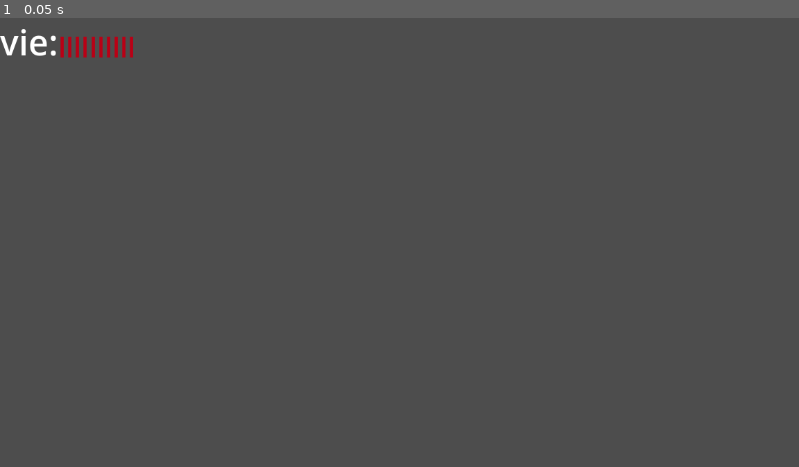
Above: before the commit, frame 1.
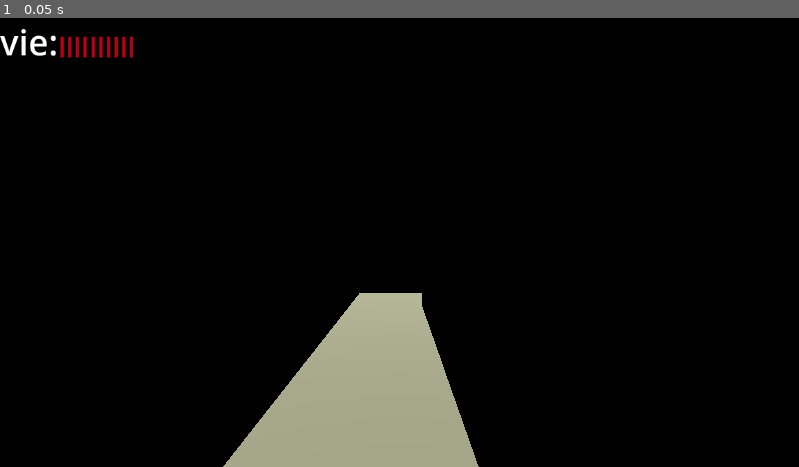
Above: after the commit, the same moment.

Repository: StudioXPEtudiant/24-25QC.Me.S4.KhornHeretics
Game: Godot game, scene res://Scene/Niv. 1.tscn
Same seed, same stepped clock (60 frames per second), same inputs: the game is played once before the commit and once after it.
Inputs:
- Up to frame 1 (0.05 s): no input

The runs differ from the first frame. In frame 1, 100% of the frame differs, in the area x 0-100%, y 0-100%.

Commit message:
allo
(cherry picked from commit 175945a0b49ee3385620bc02b395fa2ba4c20aed)

Diff:
--- a/Benjamin/Box.tscn
+++ b/Benjamin/Box.tscn
@@ -1,9 +1,18 @@
-[gd_scene load_steps=3 format=3 uid="uid://l5for20alufm"]
+[gd_scene load_steps=6 format=3 uid="uid://l5for20alufm"]
 
 [ext_resource type="ArrayMesh" uid="uid://bn4f3fon5j246" path="res://Sprite/MetalBox.obj" id="1_vj6k1"]
 
 [sub_resource type="BoxShape3D" id="BoxShape3D_emx4m"]
 size = Vector3(2.00221, 2, 1.99796)
+
+[sub_resource type="StandardMaterial3D" id="StandardMaterial3D_k1s6c"]
+albedo_color = Color(0, 0, 0, 1)
+
+[sub_resource type="StandardMaterial3D" id="StandardMaterial3D_froua"]
+albedo_color = Color(0.255659, 0.255659, 0.255659, 1)
+
+[sub_resource type="StandardMaterial3D" id="StandardMaterial3D_eud7y"]
+albedo_color = Color(0, 0.241969, 0.542748, 1)
 
 [node name="Box" type="Node3D"]
 
@@ -14,3 +23,6 @@
 [node name="MetalBox" type="MeshInstance3D" parent="."]
 transform = Transform3D(1, 0, 0, 0, 1, 0, 0, 0, 1, -0.18202, 0, 0.257114)
 mesh = ExtResource("1_vj6k1")
+surface_material_override/0 = SubResource("StandardMaterial3D_k1s6c")
+surface_material_override/1 = SubResource("StandardMaterial3D_froua")
+surface_material_override/2 = SubResource("StandardMaterial3D_eud7y")
--- /dev/null
+++ b/Benjamin/Door.gd
@@ -0,0 +1,29 @@
+extends Area3D
+
+@export var animation_player : AnimationPlayer
+@export var area_de_detection : Area3D
+@export var porte : Node3D  # La porte elle-même (ex : MeshInstance3D)
+
+var porte_ouverte = false
+
+# Fonction qui se déclenche lorsqu'un objet entre dans la zone
+func _on_Area3D_body_entered(body):
+	if body.is_in_group("player"):  # Vérifie si c'est un joueur
+		ouvrir_porte()
+
+# Fonction qui se déclenche lorsqu'un objet sort de la zone
+func _on_Area3D_body_exited(body):
+	if body.is_in_group("player"):  # Vérifie si c'est un joueur
+		fermer_porte()
+
+# Fonction pour ouvrir la porte
+func ouvrir_porte():
+	if not porte_ouverte:
+		porte_ouverte = true
+		animation_player.play("ouvrir")  # Jouer l'animation d'ouverture
+
+# Fonction pour fermer la porte
+func fermer_porte():
+	if porte_ouverte:
+		porte_ouverte = false
+		animation_player.play("fermer")  # Jouer l'animation de fermeture
--- /dev/null
+++ b/Benjamin/floor___.tscn
@@ -0,0 +1,14 @@
+[gd_scene load_steps=3 format=3 uid="uid://bnoc01vhas4am"]
+
+[sub_resource type="PlaneMesh" id="PlaneMesh_smn40"]
+
+[sub_resource type="WorldBoundaryShape3D" id="WorldBoundaryShape3D_dvnc0"]
+
+[node name="MeshInstance3D" type="MeshInstance3D"]
+transform = Transform3D(5, 0, 0, 0, 5.774, 0, 0, 0, 5, 0, 0, 0)
+mesh = SubResource("PlaneMesh_smn40")
+
+[node name="StaticBody3D" type="StaticBody3D" parent="."]
+
+[node name="CollisionShape3D" type="CollisionShape3D" parent="StaticBody3D"]
+shape = SubResource("WorldBoundaryShape3D_dvnc0")
--- /dev/null
+++ b/Benjamin/impostor_player.gd
@@ -0,0 +1,34 @@
+extends CharacterBody3D
+
+
+const SPEED = 5.0
+const JUMP_VELOCITY = 4.5
+
+# Get the gravity from the project settings to be synced with RigidBody nodes.
+var gravity = ProjectSettings.get_setting("physics/3d/default_gravity")
+
+
+
+func _physics_process(delta):
+	# Add the gravity.
+	if not is_on_floor():
+		velocity.y -= gravity * delta
+
+	# Handle jump.
+	if Input.is_action_just_pressed("Jump") and is_on_floor():
+		velocity.y = JUMP_VELOCITY
+
+	# Get the input direction and handle the movement/deceleration.
+	# As good practice, you should replace UI actions with custom gameplay actions.
+	var input_dir = Input.get_vector("Up", "Down", "Right", "Left")
+	var direction = (transform.basis * Vector3(input_dir.x, 0, input_dir.y)).normalized()
+	if direction:
+		velocity.x = direction.x * SPEED
+		velocity.z = direction.z * SPEED
+	else:
+		velocity.x = move_toward(velocity.x, 0, SPEED)
+		velocity.z = move_toward(velocity.z, 0, SPEED)
+func _ready():
+	add_to_group("player")  # Ajoutez le joueur à un groupe appelé "player"
+
+	move_and_slide()
--- /dev/null
+++ b/Benjamin/impostor_player.tscn
@@ -0,0 +1,22 @@
+[gd_scene load_steps=4 format=3 uid="uid://djlhenrxi1xp4"]
+
+[ext_resource type="Script" path="res://Benjamin/impostor_player.gd" id="1_p02j1"]
+
+[sub_resource type="CapsuleShape3D" id="CapsuleShape3D_uvm0e"]
+
+[sub_resource type="CapsuleMesh" id="CapsuleMesh_qbrid"]
+
+[node name="Impostor_Player" type="CharacterBody3D"]
+script = ExtResource("1_p02j1")
+
+[node name="CollisionShape3D" type="CollisionShape3D" parent="."]
+shape = SubResource("CapsuleShape3D_uvm0e")
+
+[node name="MeshInstance3D" type="MeshInstance3D" parent="CollisionShape3D"]
+mesh = SubResource("CapsuleMesh_qbrid")
+skeleton = NodePath("../..")
+
+[node name="CameraHolder" type="Node3D" parent="."]
+
+[node name="Camera3D" type="Camera3D" parent="CameraHolder"]
+transform = Transform3D(1, 0, 0, 0, 1, 0, 0, 0, 1, 0, 0.451781, 0)
--- a/Benjamin/porte.tscn
+++ b/Benjamin/porte.tscn
@@ -1,12 +1,53 @@
-[gd_scene load_steps=3 format=3 uid="uid://d0ibjuqwymhn"]
+[gd_scene load_steps=8 format=3 uid="uid://d0ibjuqwymhn"]
 
 [ext_resource type="ArrayMesh" uid="uid://6612n0okfhtj" path="res://Sprite/Door.obj" id="1_esnk8"]
+[ext_resource type="Script" path="res://Benjamin/Door.gd" id="2_bfks6"]
 
 [sub_resource type="BoxShape3D" id="BoxShape3D_6swxy"]
-size = Vector3(1, 7.42212, 1)
+size = Vector3(1.9834, 0.842153, 1.99216)
+
+[sub_resource type="Animation" id="Animation_6ncdn"]
+resource_name = "Door"
+tracks/0/type = "value"
+tracks/0/imported = false
+tracks/0/enabled = true
+tracks/0/path = NodePath(".:position")
+tracks/0/interp = 1
+tracks/0/loop_wrap = true
+tracks/0/keys = {
+"times": PackedFloat32Array(0, 1),
+"transitions": PackedFloat32Array(1, 1),
+"update": 0,
+"values": [Vector3(0, 0, 0), Vector3(2, 0, 0)]
+}
+
+[sub_resource type="Animation" id="Animation_llafg"]
+length = 0.001
+tracks/0/type = "value"
+tracks/0/imported = false
+tracks/0/enabled = true
+tracks/0/path = NodePath(".:position")
+tracks/0/interp = 1
+tracks/0/loop_wrap = true
+tracks/0/keys = {
+"times": PackedFloat32Array(0),
+"transitions": PackedFloat32Array(1),
+"update": 0,
+"values": [Vector3(0, 0, 0)]
+}
+
+[sub_resource type="AnimationLibrary" id="AnimationLibrary_2fwk1"]
+_data = {
+"Door": SubResource("Animation_6ncdn"),
+"RESET": SubResource("Animation_llafg")
+}
+
+[sub_resource type="CapsuleShape3D" id="CapsuleShape3D_fadya"]
+radius = 0.924169
+height = 2.79285
 
 [node name="StaticBody3D10" type="StaticBody3D"]
-transform = Transform3D(1, 0, 0, 0, -4.37114e-08, -1, 0, 1, -4.37114e-08, 0, 0, 0)
+transform = Transform3D(1.00057, 0, 0, 0, -4.37363e-08, -1.00057, 0, 1.00057, -4.37363e-08, 0, 0, 0)
 metadata/_edit_group_ = true
 
 [node name="MeshInstance3D" type="MeshInstance3D" parent="."]
@@ -14,7 +55,16 @@
 mesh = ExtResource("1_esnk8")
 
 [node name="CollisionShape3D" type="CollisionShape3D" parent="."]
-transform = Transform3D(1.99873, 0, 0, 0, 0.105875, 0, 0, -4.44089e-16, 1.99714, 0, -0.00228759, -7.56339e-16)
+transform = Transform3D(1, 0, 0, 0, 1, 0, 0, 0, 1, 0.0112305, -0.0105469, 0.00605771)
 shape = SubResource("BoxShape3D_6swxy")
 
 [node name="AnimationPlayer" type="AnimationPlayer" parent="."]
+libraries = {
+"": SubResource("AnimationLibrary_2fwk1")
+}
+
+[node name="Area3D" type="Area3D" parent="."]
+script = ExtResource("2_bfks6")
+
+[node name="CollisionShape3D" type="CollisionShape3D" parent="Area3D"]
+shape = SubResource("CapsuleShape3D_fadya")
--- /dev/null
+++ b/Benjamin/test_scene.tscn
@@ -0,0 +1,15 @@
+[gd_scene load_steps=4 format=3 uid="uid://cg6513xmbmm1t"]
+
+[ext_resource type="PackedScene" uid="uid://djlhenrxi1xp4" path="res://Benjamin/impostor_player.tscn" id="1_3cxs3"]
+[ext_resource type="PackedScene" uid="uid://d0ibjuqwymhn" path="res://Benjamin/porte.tscn" id="2_jlr6s"]
+[ext_resource type="PackedScene" uid="uid://bnoc01vhas4am" path="res://Benjamin/floor___.tscn" id="3_ysfxq"]
+
+[node name="Test_scene" type="Node3D"]
+
+[node name="Impostor_Player" parent="." instance=ExtResource("1_3cxs3")]
+transform = Transform3D(-1, 0, -8.74228e-08, 0, 1, 0, 8.74228e-08, 0, -1, 0, 0, -6)
+
+[node name="StaticBody3D10" parent="." instance=ExtResource("2_jlr6s")]
+
+[node name="Floor___" parent="." instance=ExtResource("3_ysfxq")]
+transform = Transform3D(8.53412, 0, 0, 0, 1, 0, 0, 0, 11.7696, -4.36045, -1.0699, -3.57498)
--- a/Scene/Niv. 1.tscn
+++ b/Scene/Niv. 1.tscn
@@ -4,7 +4,7 @@
 [ext_resource type="PackedScene" uid="uid://d0ibjuqwymhn" path="res://Benjamin/porte.tscn" id="2_7tot8"]
 [ext_resource type="PackedScene" uid="uid://c0yj04rnu0tsm" path="res://Sprite/mur.tscn" id="3_b3eqh"]
 [ext_resource type="PackedScene" uid="uid://bcsjl6f0qf87l" path="res://Sprite/sol.tscn" id="4_5jyem"]
-[ext_resource type="PackedScene" uid="uid://blu2ry451bmgm" path="res://Scene/TEST.tscn" id="5_tkpdd"]
+[ext_resource type="PackedScene" uid="uid://djlhenrxi1xp4" path="res://Benjamin/impostor_player.tscn" id="6_1xyfd"]
 
 [sub_resource type="LabelSettings" id="LabelSettings_mtbd3"]
 font_size = 50
@@ -2059,7 +2059,7 @@
 transform = Transform3D(1, 0, 0, 0, 1, 0, 0, 0, 1, -3.97608, 0, 0)
 
 [node name="StaticBody3D30" parent="piece 8et9" instance=ExtResource("2_7tot8")]
-transform = Transform3D(-0.956535, -8.36229e-08, 3.65528e-15, 0, -4.37114e-08, -1, 8.74228e-08, -1, 4.37114e-08, 0.0703411, 0, 1)
+transform = Transform3D(-0.956535, -8.36229e-08, 3.65528e-15, 0, -4.37114e-08, -1, 8.74228e-08, -1, 4.37114e-08, 0, 0, 0)
 
 [node name="StaticBody3D25" parent="." instance=ExtResource("4_5jyem")]
 transform = Transform3D(1, 0, 0, 0, 1, 0, 0, 0, 1, 6, 0, -28)
@@ -2426,9 +2426,6 @@
 
 [node name="StaticBody3D49" parent="." instance=ExtResource("4_5jyem")]
 transform = Transform3D(1, 0, 0, 0, 1, 0, 0, 0, 1, 12.3038, 0, -16.0395)
-
-[node name="PLAYER" parent="." instance=ExtResource("5_tkpdd")]
-transform = Transform3D(-0.708251, 0, 0.274989, 0, 1, 0, -0.271319, 0, -0.717829, 14.8677, 1, -26.3318)
 
 [node name="StaticBody3D42" parent="." instance=ExtResource("4_5jyem")]
 transform = Transform3D(1, 0, 0, 0, 1, 0, 0, 0, 1, -0.00826228, 0, 0)
@@ -2439,3 +2436,6 @@
 [node name="MeshInstance3D" type="MeshInstance3D" parent="."]
 transform = Transform3D(39.44, 0, 0, 0, -1, 2.53273e-06, 0, -8.74228e-08, -28.971, 22, 4, -28)
 mesh = SubResource("PlaneMesh_mltuo")
+
+[node name="Impostor_Player" parent="." instance=ExtResource("6_1xyfd")]
+transform = Transform3D(1, 0, 0, 0, 1, 0, 0, 0, 1, 0.371467, 1.30022, -2.80289)
--- a/project.godot
+++ b/project.godot
@@ -14,3 +14,31 @@
 run/main_scene="res://Scene/Niv. 1.tscn"
 config/features=PackedStringArray("4.2", "Forward Plus")
 config/icon="res://Sprite/icon.svg"
+
+[input]
+
+Up={
+"deadzone": 0.5,
+"events": [Object(InputEventJoypadMotion,"resource_local_to_scene":false,"resource_name":"","device":-1,"axis":1,"axis_value":-1.0,"script":null)
+]
+}
+Down={
+"deadzone": 0.5,
+"events": [Object(InputEventJoypadMotion,"resource_local_to_scene":false,"resource_name":"","device":-1,"axis":1,"axis_value":1.0,"script":null)
+]
+}
+Left={
+"deadzone": 0.5,
+"events": [Object(InputEventJoypadMotion,"resource_local_to_scene":false,"resource_name":"","device":-1,"axis":0,"axis_value":-1.0,"script":null)
+]
+}
+Right={
+"deadzone": 0.5,
+"events": [Object(InputEventJoypadMotion,"resource_local_to_scene":false,"resource_name":"","device":-1,"axis":0,"axis_value":1.0,"script":null)
+]
+}
+Jump={
+"deadzone": 0.5,
+"events": [Object(InputEventJoypadButton,"resource_local_to_scene":false,"resource_name":"","device":-1,"button_index":0,"pressure":0.0,"pressed":true,"script":null)
+]
+}
Not shown: 1 places in Benjamin/test Benjamin.tscn that only renumber resources
